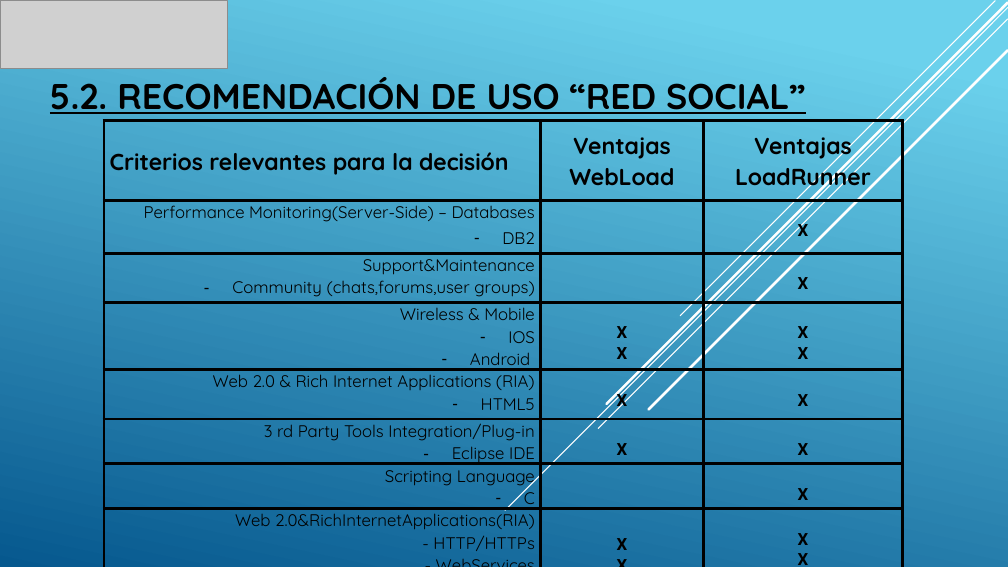
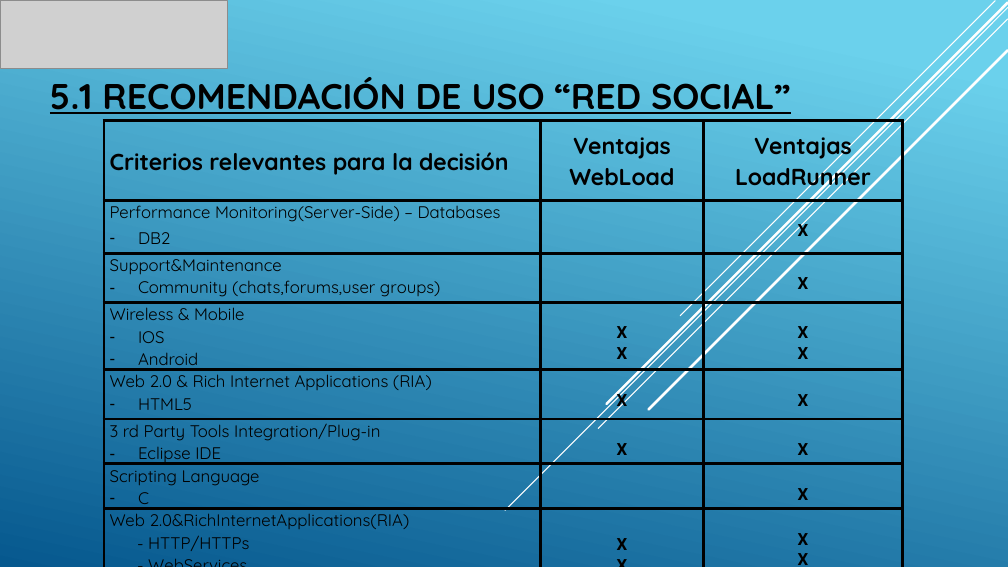
Before and after one commit to PedroISP/TG2, a slide deck: slide 29 of TG2_Final.pptx. Drawn at 1008x567 pixels with LibreOffice and Linux fonts; fonts in the diff are those of the drawing; grey boxes stand for pictures. Boxes give left, top, right and bottom in pixels: in the first picture for what was removed or moved away, otherwise in the second. Text is boxed around its words. In the diff, an @@ line names an element or a change of style, - is before the commit and + after.

```diff
--- a/TG2_Final.pptx
+++ b/TG2_Final.pptx
@@ text at [50,77,791,114]: text changed @@
-5.2. RECOMENDACIÓN DE USO “RED SOCIAL”
+5.1 RECOMENDACIÓN DE USO “RED SOCIAL”
@@ table at [104,120,903,567] @@
@@ alignment right to left @@
```
Also in this commit, not shown: 1 other slide changed.
